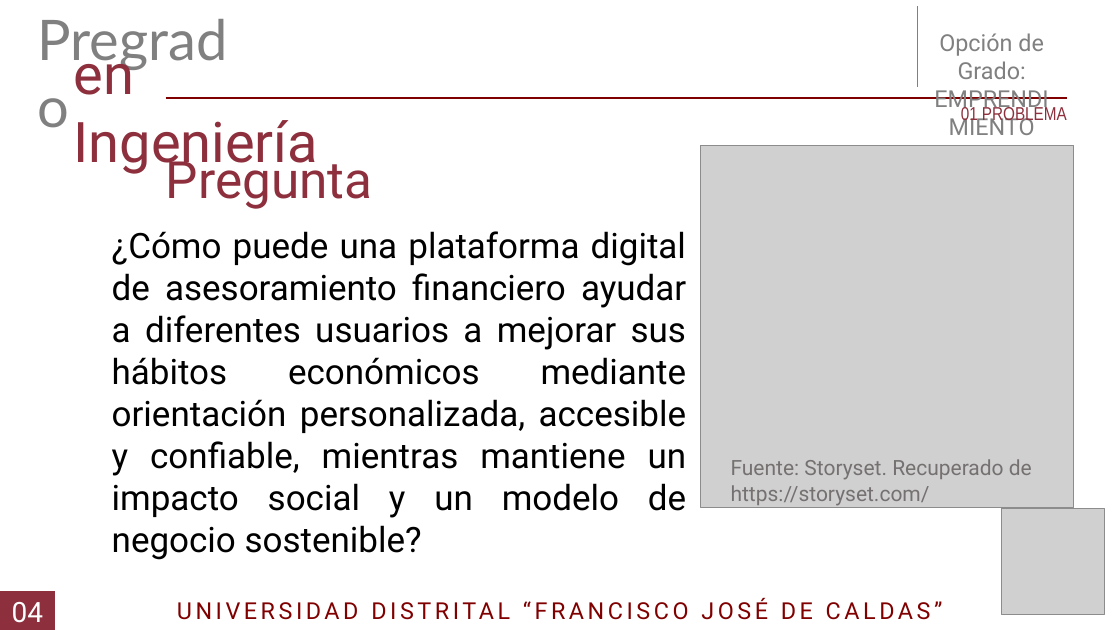
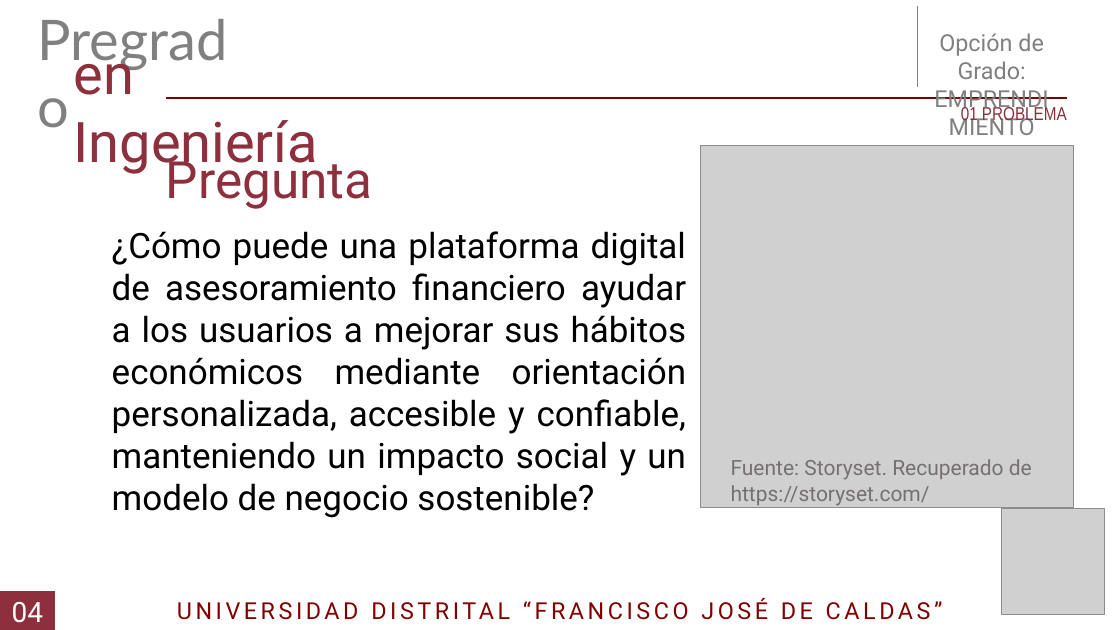
Before and after one commit to DLRin/anteproyecto, a slide deck: slide 5 of Presentacion/Presentacion.pptx. Drawn at 1120x630 pixels with LibreOffice and Linux fonts; fonts in the diff are those of the drawing; grey boxes stand for pictures. Boxes give left, top, right and bottom in pixels: in the first picture for what was removed or moved away, otherwise in the second. Text is boxed around its words. In the diff, an @@ line names an element or a change of style, - is before the commit and + after.

```diff
--- a/Presentacion/Presentacion.pptx
+++ b/Presentacion/Presentacion.pptx
@@ text at bbox=[112, 231, 687, 518]: text changed @@
-¿Cómo puede una plataforma digital de asesoramiento financiero ayudar a diferentes usuarios a mejorar sus hábitos económicos mediante orientación personalizada, accesible y confiable, mientras mantiene un impacto social y un modelo de negocio sostenible?
+¿Cómo puede una plataforma digital de asesoramiento financiero ayudar a los usuarios a mejorar sus hábitos económicos mediante orientación personalizada, accesible y confiable, manteniendo un impacto social y un modelo de negocio sostenible?
```
Also in this commit, not shown: 29 other slides changed, 1 slide removed, 1 other file.
